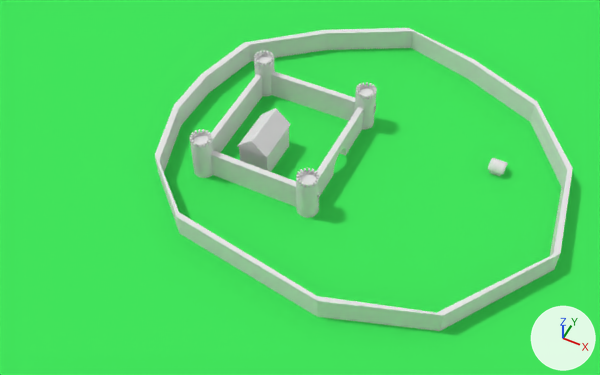
An edit to the Blender file GGj18/Assets/Models/thatchHouse.blend, drawn before and after from the same camera.
The view is the same before and after, from a 50 mm camera at (28.3, -50.8, 57.2) aimed at (6.7, -7.6, 3.2). Arrows for +X, +Y and +Z are at lower right; the lights stay in place.

Objects in the first picture: 'CastleWalls', 'Plane', 'Wall'.
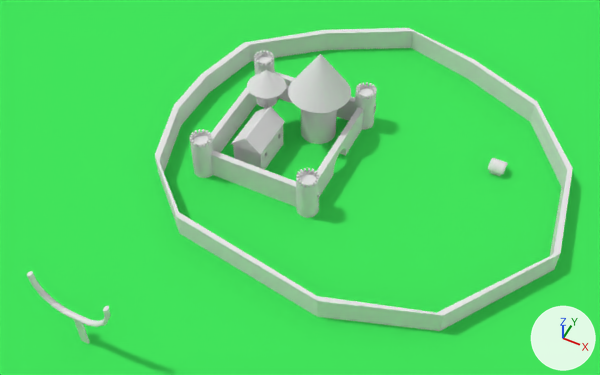
What changed in the scene script:
```text
Change me_cylinder_003:
    where me_cylinder_003.from_pydata(...)  # 1322 vertices, 1056 faces; spans x -2.94..10.09, y -7.13..7.42, z -1.99..2.5
    used by ob_castlewalls; location = (-1.8, -1.0, 1.89)
    me_cylinder_003 part 1: the loose piece of 16 vertices spanning x 0.94..4.04, y -4.4..0.41, z -1.99..2.28 is deleted
Add me_cylinder_006:
    me_cylinder_006.from_pydata(...)  # 148 vertices, 137 faces; spans x 0.32..3.42, y -4.4..0.41, z -1.92..2.34
Change ob_cylinder_001:
    remove ob_cylinder_001.hide_viewport = True
Change ob_cylinder:
    ob_cylinder.location: (6.73, 0.57, 1.53) -> (3.77, 2.26, 1.53)
    ob_cylinder.rotation_euler: (0.0, 0.0, 0.0) -> (0.0, 0.0, -1.131)  # degrees (0, 0, 0) -> degrees (0, 0, -65)
    remove ob_cylinder.hide_viewport = True
Add ob_castlewalls_002:
    ob_castlewalls_002 = bpy.data.objects.new('CastleWalls.002', me_cylinder_006)
    ob_castlewalls_002.location = (-1.8, -1.0, 1.89)
```

Where the change shows, as pixel boxes (x1, y1, x2, y2) in the pictures (600 x 375 px):
'Cylinder', shown: after (247, 54, 351, 144)
'CastleWalls.002', added: after (231, 106, 285, 170)
'Cylinder.001', shown: after (27, 271, 110, 344)
part 1 of me_cylinder_003, deleted: before (237, 108, 291, 172)
